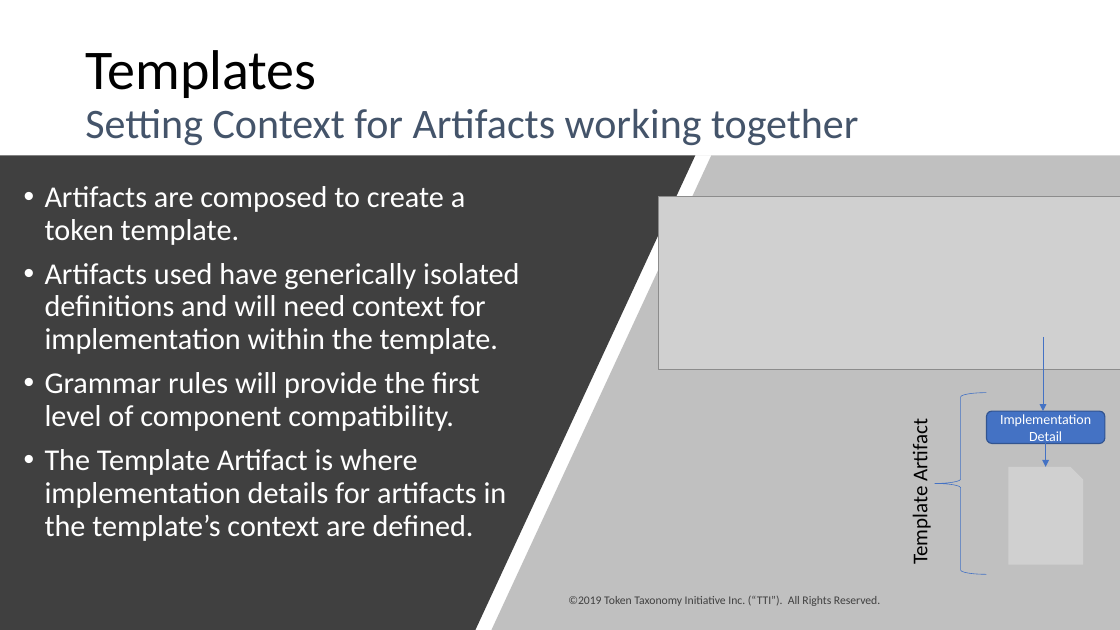
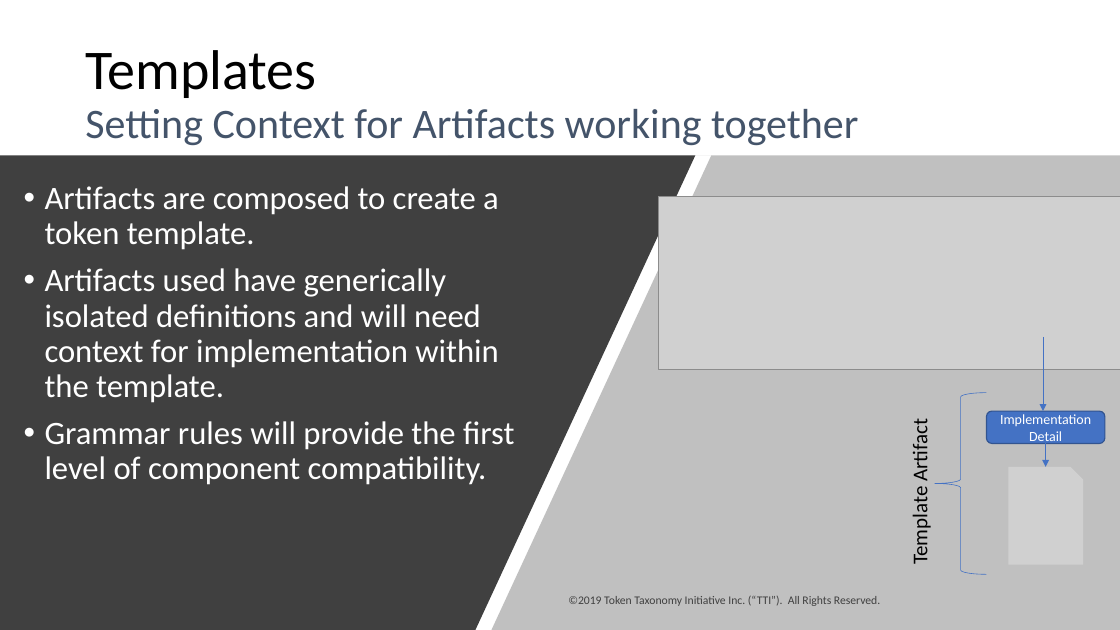
Before and after one commit to vipinsun/TokenTaxonomyFramework-pub, a slide deck: slide 15 of presentations/TTF-Presentation.pptx. Drawn at 1120x630 pixels with LibreOffice and Linux fonts; fonts in the diff are those of the drawing; grey boxes stand for pictures. Boxes give left, top, right and bottom in pixels: in the first picture for what was removed or moved away, otherwise in the second. Text is boxed around its words. In the diff, an @@ line names an element or a change of style, - is before the commit and + after.

```diff
--- a/presentations/TTF-Presentation.pptx
+++ b/presentations/TTF-Presentation.pptx
@@ text "Artifacts are composed to create ..." at box(45, 186, 514, 485): size 25.9 to 28 pt @@
@@ text at box(45, 449, 507, 541): paragraph removed @@
-• The Template Artifact is where implementation details for artifacts in the template’s context are defined.
```
Also in this commit, not shown: 1 slide added, 58 other files.
